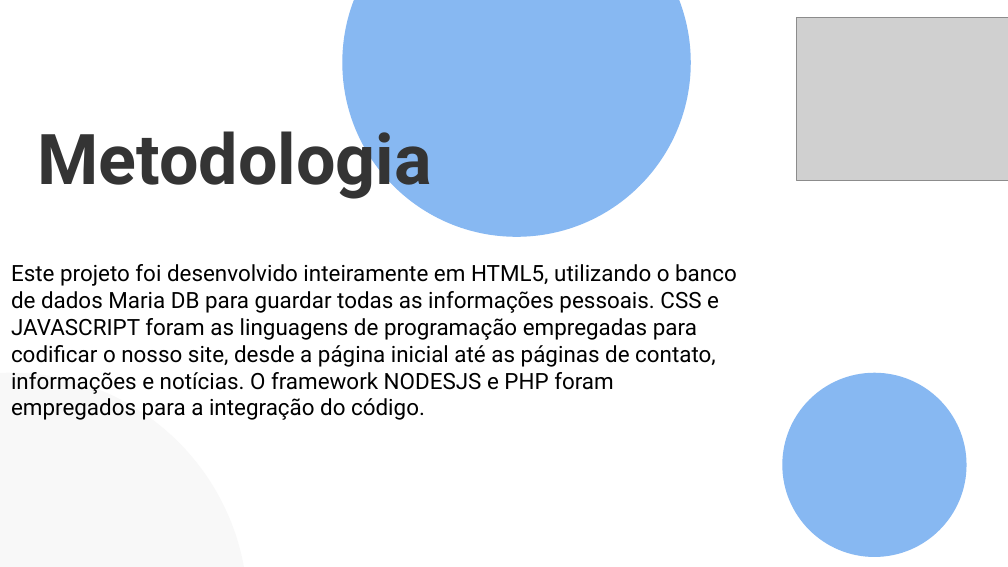
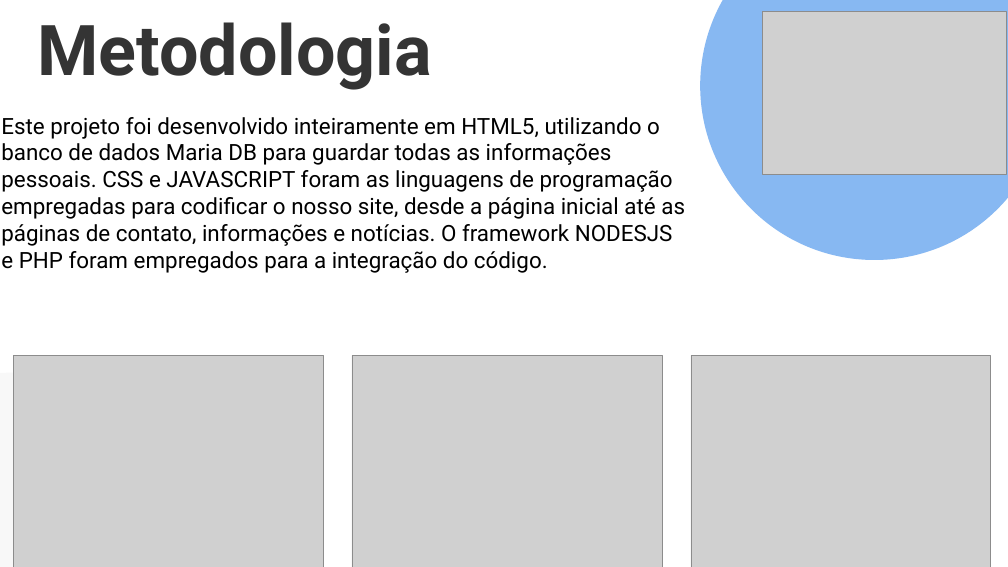
Before and after one commit to ALVESONIXX/Website-Autismo, a slide deck: slide 6 of DOCUMENTACAO/TCC-Final.pptx. Drawn at 1008x567 pixels with LibreOffice and Linux fonts; fonts in the diff are those of the drawing; grey boxes stand for pictures. Boxes give left, top, right and bottom in pixels: in the first picture for what was removed or moved away, otherwise in the second. Text is boxed around its words. In the diff, an @@ line names an element or a change of style, - is before the commit and + after.

```diff
--- a/DOCUMENTACAO/TCC-Final.pptx
+++ b/DOCUMENTACAO/TCC-Final.pptx
@@ text "Metodologia" rewrapped from [37, 120, 431, 200] to [37, 22, 431, 90] @@
@@ freeform shape: place and size @@
-freeform shape at [342, 0, 690, 236]
+freeform shape at [700, 0, 1008, 260]
@@ picture: place and size @@
-picture at [796, 17, 1008, 180]
+picture at [762, 12, 1006, 174]
@@ text "Este projeto foi desenvolvido inteiramente ..." rewrapped from [11, 264, 737, 420] to [1, 117, 685, 273] @@
@@ picture added at [13, 355, 324, 567] @@
@@ picture added at [352, 355, 662, 567] @@
@@ picture added at [691, 355, 990, 567] @@
@@ freeform shape removed at [782, 373, 967, 557] @@
```
Also in this commit, not shown: 2 other slides changed, 1 slide added, 3 other files.
